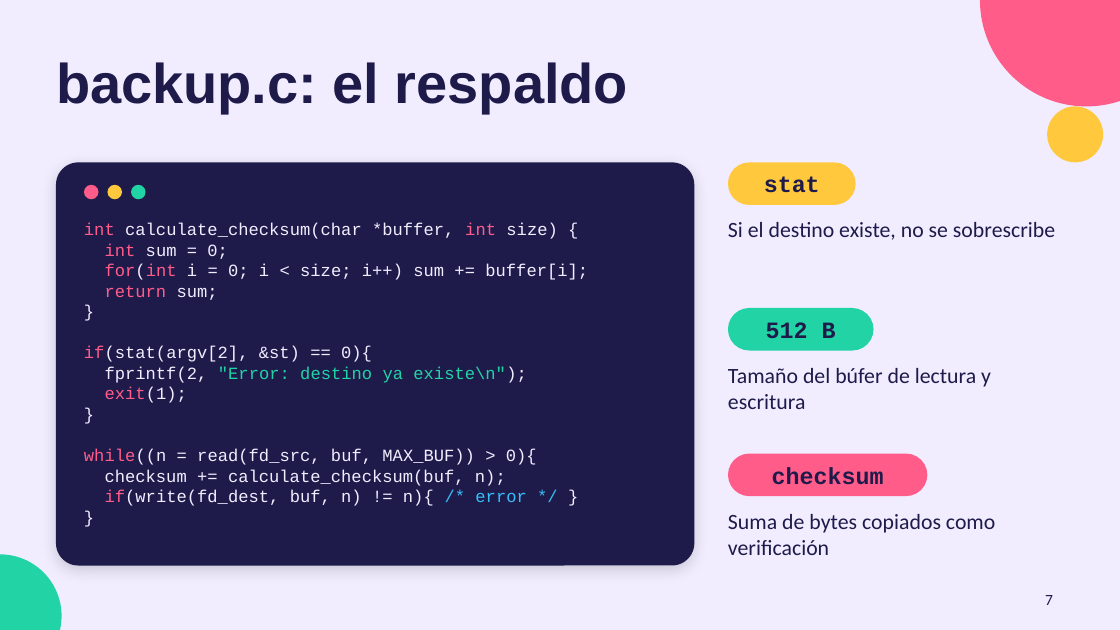
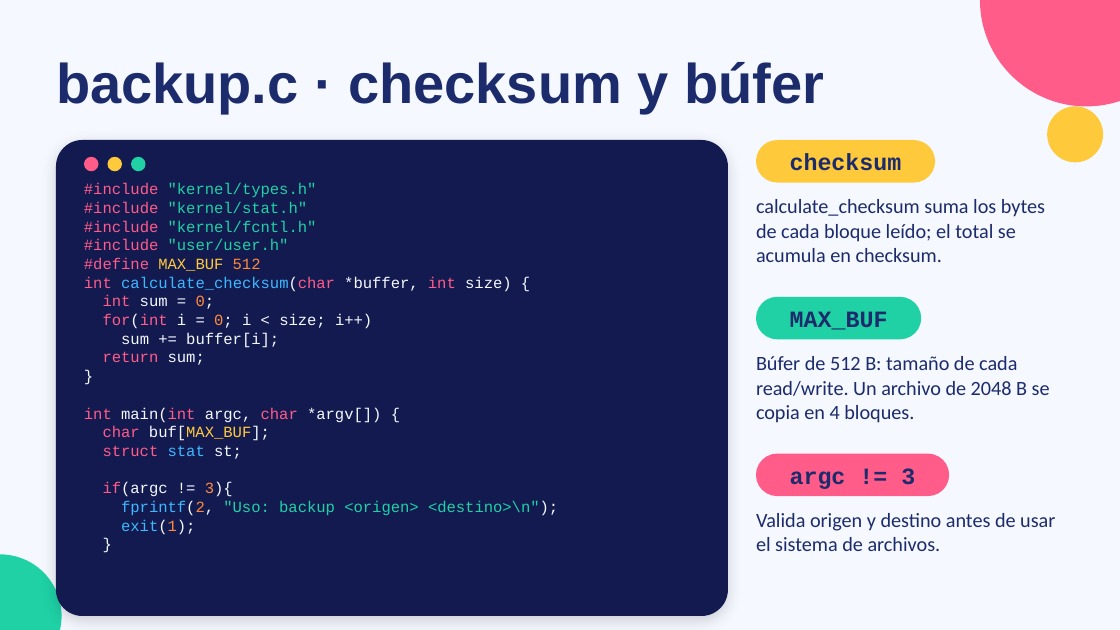
Before and after one commit to jhonatancarrillo/xv6-trabajoFinal, a slide deck: slide 9 of documentacion/restauracion_xv6_canva.pptx (slide 7 before the commit). Drawn at 1120x630 pixels with LibreOffice and Linux fonts; fonts in the diff are those of the drawing. Boxes give left, top, right and bottom in pixels: in the first picture for what was removed or moved away, otherwise in the second. Text is boxed around its words. In the diff, an @@ line names an element or a change of style, - is before the commit and + after.

```diff
--- a/documentacion/restauracion_xv6_canva.pptx
+++ b/documentacion/restauracion_xv6_canva.pptx
@@ background #F1EDFF to #F5F8FF @@
@@ title at <box>56,62,824,113</box>: text changed; text colour #1E1B4B to #1C2B6B @@
-backup.c: el respaldo
+backup.c · checksum y búfer
@@ rounded rectangle: place and size @@
-rounded rectangle at <box>56,162,694,566</box>
+rounded rectangle at <box>56,140,728,616</box>
@@ rounded rectangle at <box>56,140,728,616</box>: fill #1E1B4B to #121A4F @@
@@ rounded rectangle at <box>756,140,935,183</box>: fill #FFC83D to #FFC93C @@
@@ rounded rectangle: place and size @@
-rounded rectangle at <box>728,162,856,205</box>
+rounded rectangle at <box>756,140,935,183</box>
@@ text "checksum": place and size @@
-text "checksum" at <box>772,467,884,485</box>
+text "checksum" at <box>790,153,902,171</box>
@@ text "checksum" at <box>790,153,902,171</box>: text colour #1E1B4B to #1C2B6B @@
@@ text "#include "kernel/types.h"": place and size @@
-text "#include "kernel/types.h"" at <box>84,222,588,506</box>
+text "#include "kernel/types.h"" at <box>84,183,558,535</box>
@@ ellipse at <box>108,157,122,171</box>: fill #FFC83D to #FFC93C @@
@@ 3 ellipses: place and size @@
-3 ellipses at <box>84,185,146,199</box>
+3 ellipses at <box>84,157,146,171</box>
@@ text removed at <box>764,176,820,193</box> @@
-stat
@@ text at <box>84,183,317,271</box>: paragraphs added @@
+#include "kernel/types.h"
+#include "kernel/stat.h"
+#include "kernel/fcntl.h"
+#include "user/user.h"
+#define MAX_BUF 512
@@ text at <box>756,199,1045,262</box>: text changed; size 14 to 13 pt; text colour #1E1B4B to #1C2B6B @@
-Si el destino existe, no se sobrescribe
+calculate_checksum suma los bytes de cada bloque leído; el total se acumula en checksum.
@@ text at <box>84,276,512,535</box>: size 11 to 10 pt in "int calculate_checksum(char *buffer, int size) {", "int sum = 0;", "return sum;", "}" and 2 more places; text colour #F1EDFF to #3CB9FF, text colour #F1EDFF to #FF5C8A in "calculate_checksum(char"; text colour #F1EDFF to #F5F8FF in "calculate_checksum(char *buffer, size) {", "sum = 0;", "sum;", "}" and 2 more places; text colour #F1EDFF to #FF8A3D in "0;", "exit(1);"; text colour #FF5C8A to #3CB9FF in "exit(1);" @@
@@ fill #22D3A6 to #1FD1A5 in 3 elements at <box>0,554,62,630</box>, <box>131,157,146,171</box>, <box>756,297,922,339</box> @@
@@ rounded rectangle: place and size @@
-rounded rectangle at <box>728,308,874,351</box>
+rounded rectangle at <box>756,297,922,339</box>
@@ text at <box>103,314,372,348</box>: text changed; size 11 to 10 pt; text colour #F1EDFF to #F5F8FF @@
-for(int i = 0; i < size; i++) sum += buffer[i];
+for(int i = 0; i < size; i++)
+sum += buffer[i];
@@ text at <box>790,311,888,330</box>: text changed; text colour #1E1B4B to #1C2B6B @@
-512 B
+MAX_BUF
@@ text at <box>756,356,1050,423</box>: text changed; size 14 to 13 pt; text colour #1E1B4B to #1C2B6B @@
-Tamaño del búfer de lectura y escritura
+Búfer de 512 B: tamaño de cada read/write. Un archivo de 2048 B se copia en 4 bloques.
@@ text at <box>84,407,558,516</box>: text changed; size 11 to 10 pt; text colour #F1EDFF to #F5F8FF @@
-if(stat(argv[2], &st) == 0){
-fprintf(2, "Error: destino ya existe\n");
+int main(int argc, char *argv[]) {
+char buf[MAX_BUF];
+struct stat st;
+if(argc != 3){
+fprintf(2, "Uso: backup <origen> <destino>\n");
@@ text at <box>84,448,537,506</box>: paragraphs removed @@
-while((n = read(fd_src, buf, MAX_BUF)) > 0){
-checksum += calculate_checksum(buf, n);
-if(write(fd_dest, buf, n) != n){ /* error */ }
-}
@@ rounded rectangle: place and size @@
-rounded rectangle at <box>728,454,927,496</box>
+rounded rectangle at <box>756,454,950,496</box>
@@ text added at <box>790,468,915,489</box>, 15 pt, text #1C2B6B, bold @@
+argc != 3
@@ text at <box>756,513,1055,551</box>: text changed; size 14 to 13 pt; text colour #1E1B4B to #1C2B6B @@
-Suma de bytes copiados como verificación
+Valida origen y destino antes de usar el sistema de archivos.
@@ page number removed at <box>1045,595,1053,605</box> @@
-7
```
Also in this commit, not shown: 12 other slides changed, 6 slides added, 1 slide removed.
